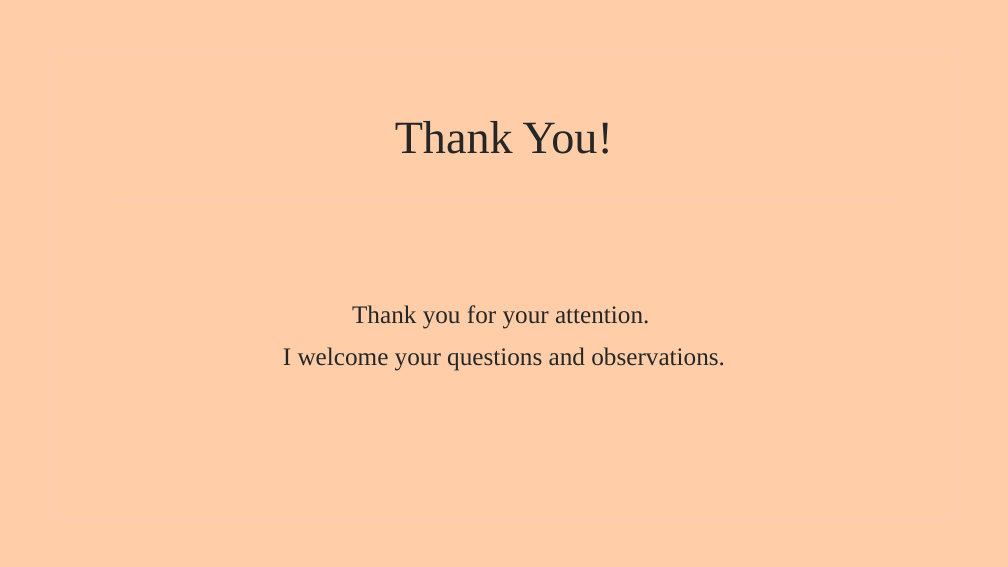
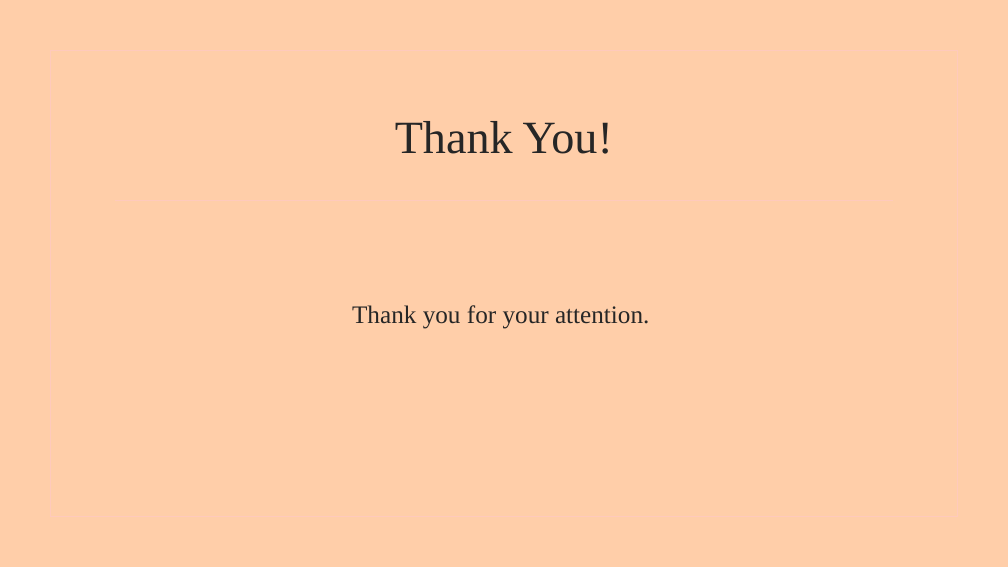
Before and after one commit to Ayomikun721/PYTHON-SYNTHAX, a slide deck: slide 27 of AYOMIKUN PYTHON SYNTHAX.pptx (slide 25 before the commit). Drawn at 1008x567 pixels with LibreOffice and Linux fonts; fonts in the diff are those of the drawing; background and template pictures are left out. Boxes give left, top, right and bottom in pixels: in the first picture for what was removed or moved away, otherwise in the second. Text is boxed around its words. In the diff, an @@ line names an element or a change of style, - is before the commit and + after.

```diff
--- a/AYOMIKUN PYTHON SYNTHAX.pptx
+++ b/AYOMIKUN PYTHON SYNTHAX.pptx
@@ text at bbox=[283, 347, 725, 371]: paragraph removed @@
-I welcome your questions and observations.
```
Also in this commit, not shown: 13 other slides changed, 3 slides added, 1 slide removed, 1 other file.
